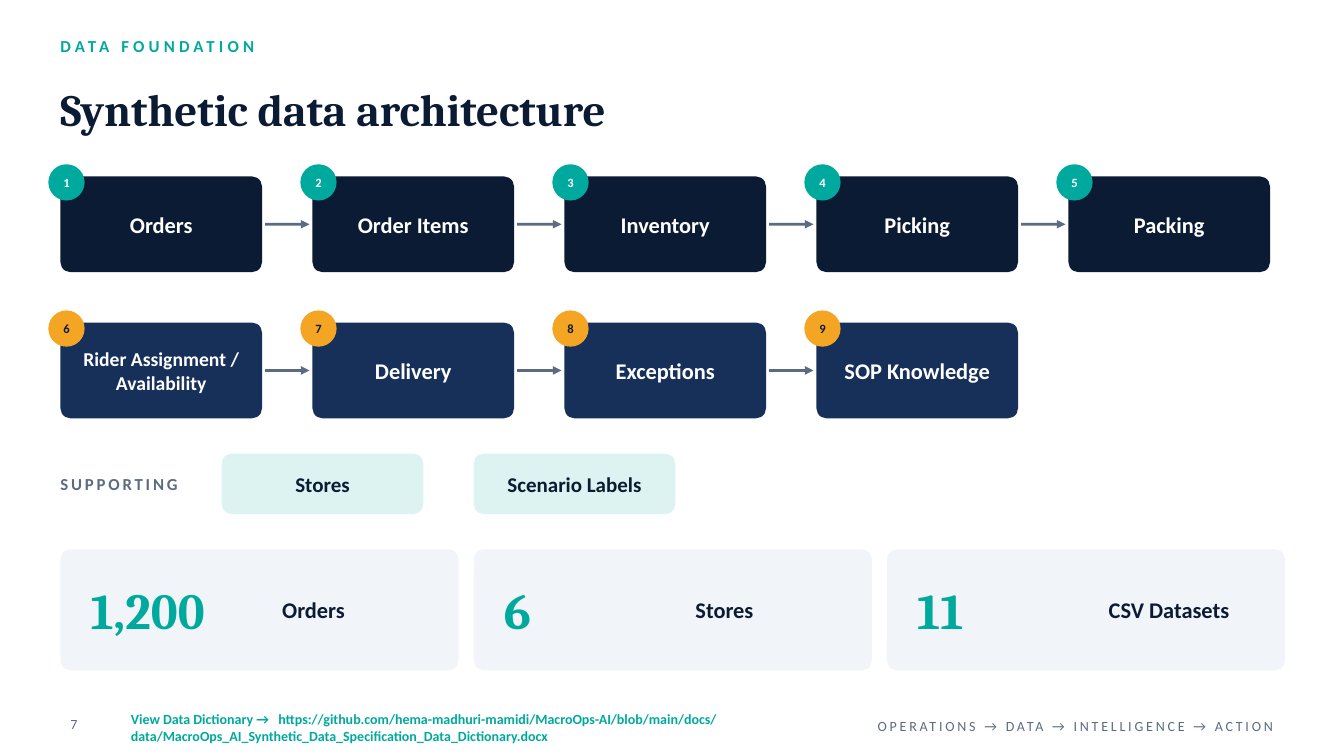
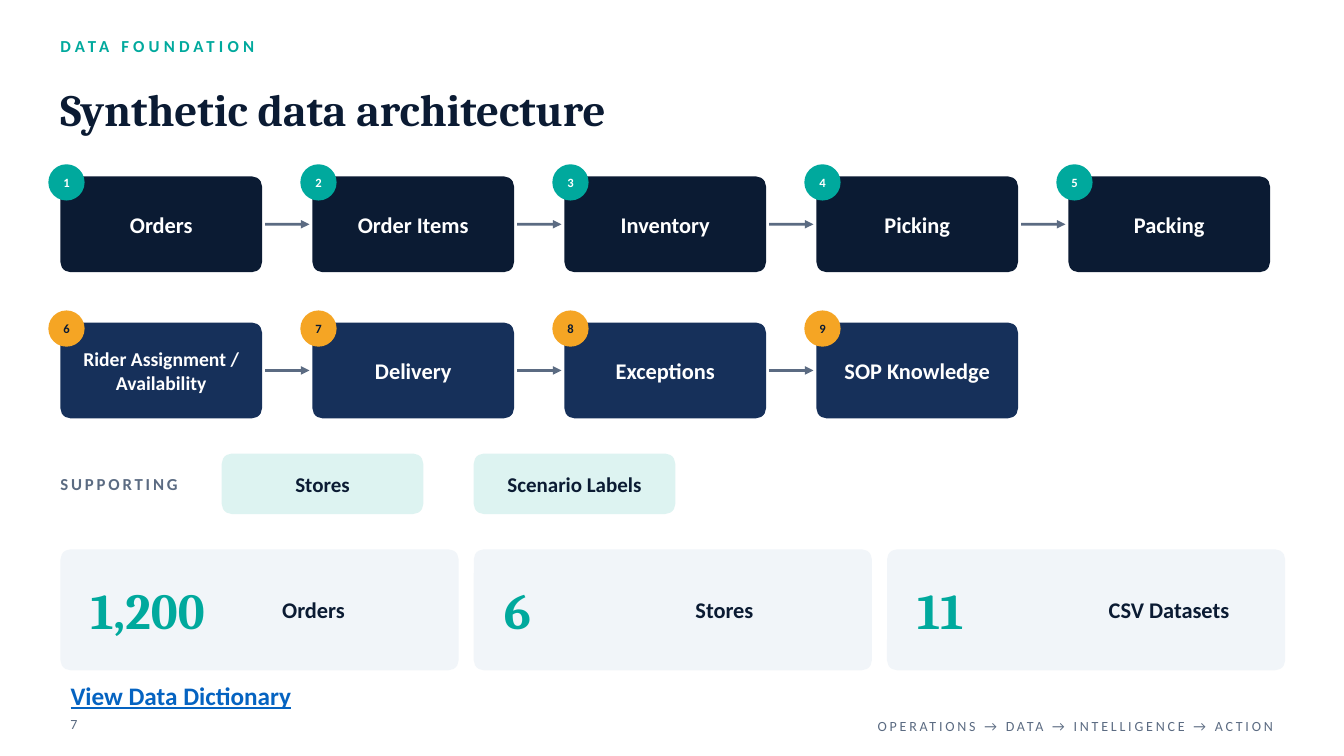
Before and after one commit to hema-madhuri-mamidi/MacroOps-AI, a slide deck: slide 7 of docs/presentations/MacroOps_AI_Milestone2_Review_Final.pptx. Drawn at 1344x756 pixels with LibreOffice and Linux fonts; fonts in the diff are those of the drawing. Boxes give left, top, right and bottom in pixels: in the first picture for what was removed or moved away, otherwise in the second. Text is boxed around its words. In the diff, an @@ line names an element or a change of style, - is before the commit and + after.

```diff
--- a/docs/presentations/MacroOps_AI_Milestone2_Review_Final.pptx
+++ b/docs/presentations/MacroOps_AI_Milestone2_Review_Final.pptx
@@ text at [71,687,291,709]: text changed; size 10 to 18 pt; text colour #00A99D to #0563C1 @@
-View Data Dictionary → https://github.com/hema-madhuri-mamidi/MacroOps-AI/blob/main/docs/data/MacroOps_AI_Synthetic_Data_Specification_Data_Dictionary.docx
+View Data Dictionary
```
Also in this commit, not shown: 8 other slides changed.
